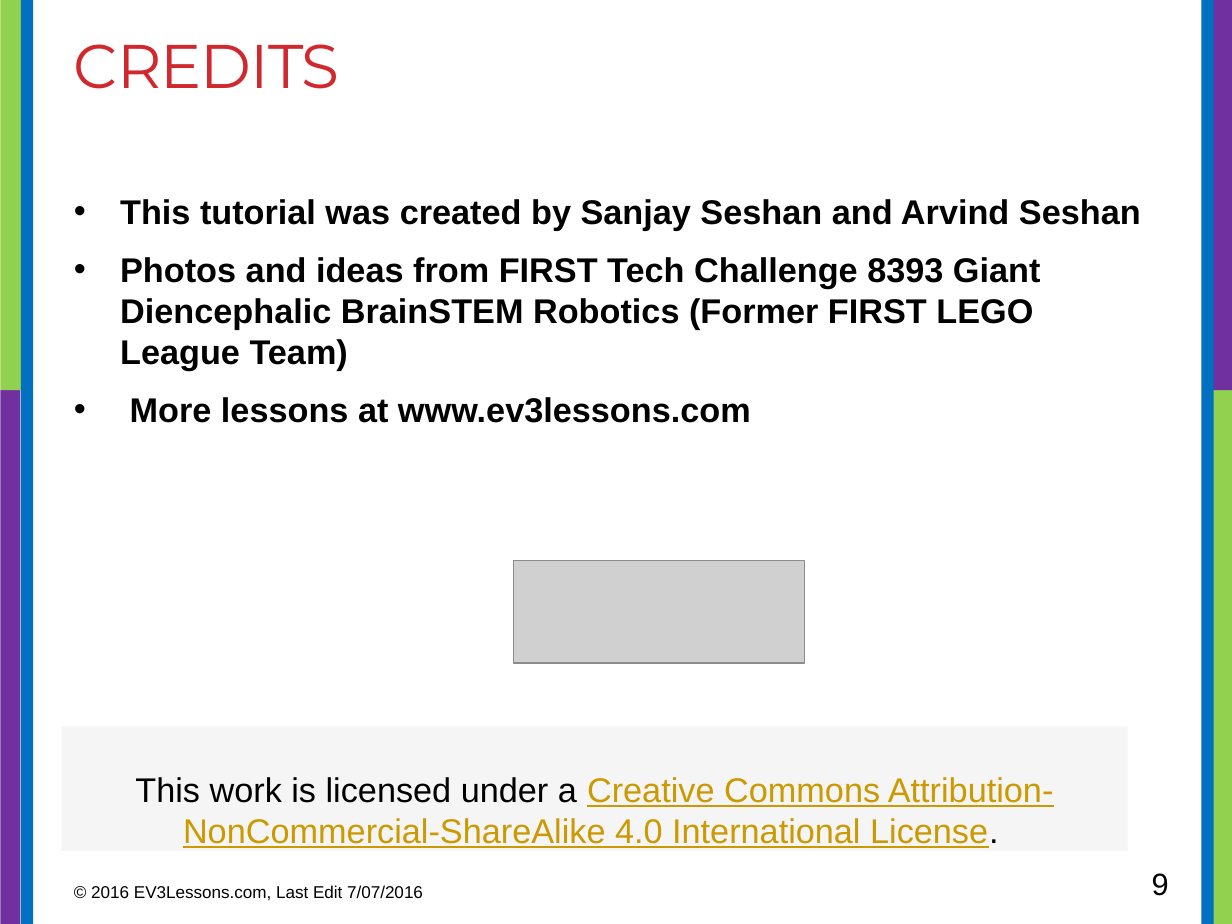
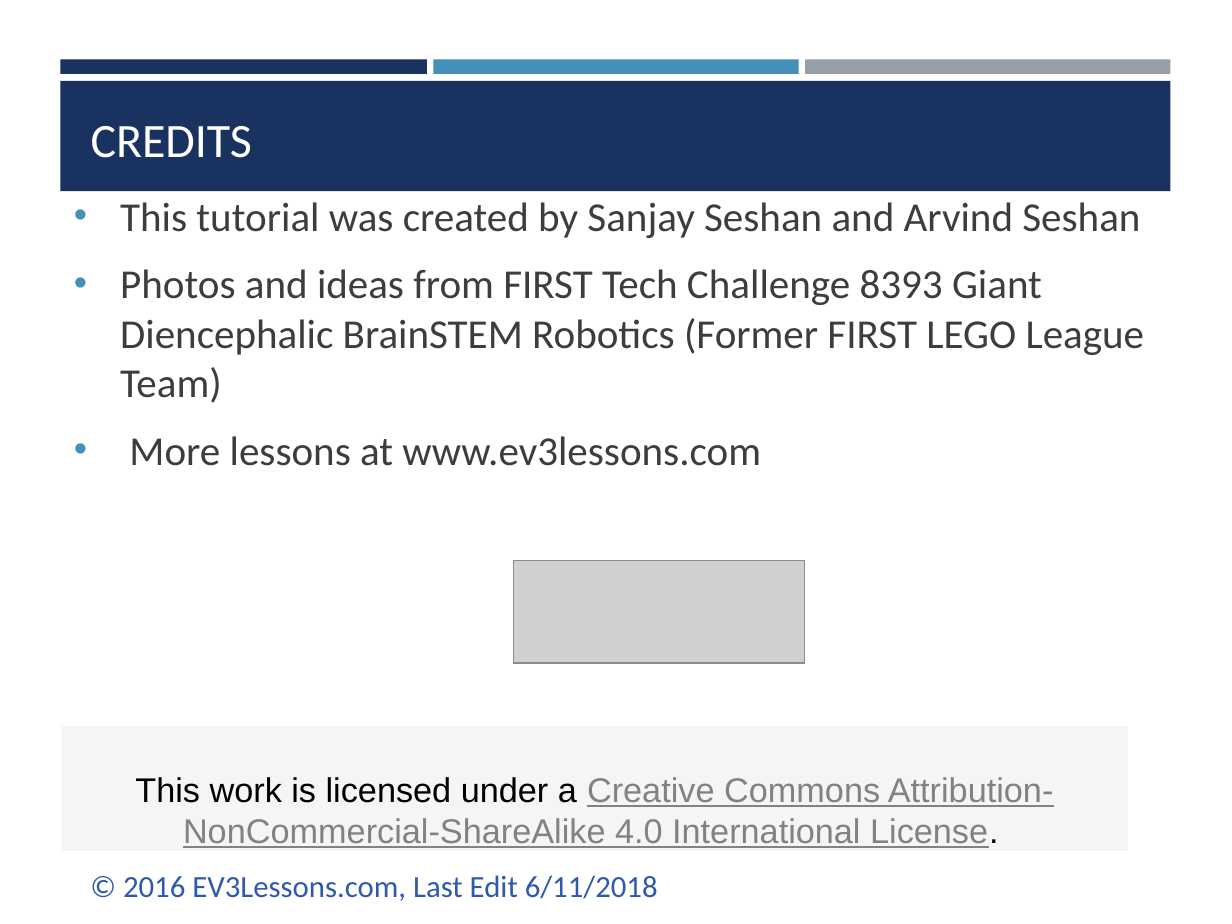
Before and after one commit to ev3lessons/FLL-Tutorials, a slide deck: slide 9 of translations/en-us/RobotGame/CableManagement.pptx. Drawn at 1232x924 pixels with LibreOffice and Linux fonts; fonts in the diff are those of the drawing; grey boxes stand for pictures. Boxes give left, top, right and bottom in pixels: in the first picture for what was removed or moved away, otherwise in the second. Text is boxed around its words. In the diff, an @@ line names an element or a change of style, - is before the commit and + after.

```diff
--- a/translations/en-us/RobotGame/CableManagement.pptx
+++ b/translations/en-us/RobotGame/CableManagement.pptx
@@ rectangle removed at [0,0,25,391] @@
@@ rectangle removed at [21,0,33,924] @@
@@ rectangle removed at [1201,0,1214,924] @@
@@ rectangle removed at [1207,0,1232,391] @@
@@ rectangle added at [60,59,426,74], fill #1A3260 @@
@@ rectangle added at [434,59,798,74], fill #4590B8 @@
@@ rectangle added at [806,59,1170,74], fill #969FA7 @@
@@ rectangle added at [60,81,1170,191], fill #1A3260 @@
@@ title "CREDITS": place and size @@
-title "CREDITS" at [74,44,340,89]
+title "CREDITS" at [91,126,252,158]
@@ title "CREDITS" at [91,126,252,158]: size 36 to 28 pt, font Montserrat to Calibri, text colour #D1282E to #FFFFFF, letter spacing -0.6 to 0 pt; vertical alignment top to bottom @@
@@ text "This tutorial was created by ..." at [120,202,1145,466]: size 20 to 24 pt, font Arial to Calibri, text colour #000000 to #3D3D3D, bold off @@
@@ rectangle removed at [0,391,20,924] @@
@@ rectangle removed at [1212,391,1232,924] @@
@@ rectangle "This work is licensed under ..." at [62,727,1127,851]: text colour #CC9900 to #828282 in "Creative Commons Attribution-NonCommercial-ShareAlike 4.0 In ..." @@
@@ text at [123,875,658,901]: text changed; size 10 to 18 pt; font Arial to Calibri; text colour #000000 to #2F5AAC @@
-© 2016 EV3Lessons.com, Last Edit 7/07/2016
+© 2016 EV3Lessons.com, Last Edit 6/11/2018
@@ page number removed at [1152,873,1169,896] @@
-9
```
Also in this commit, not shown: 8 other slides changed, 24 other files.
